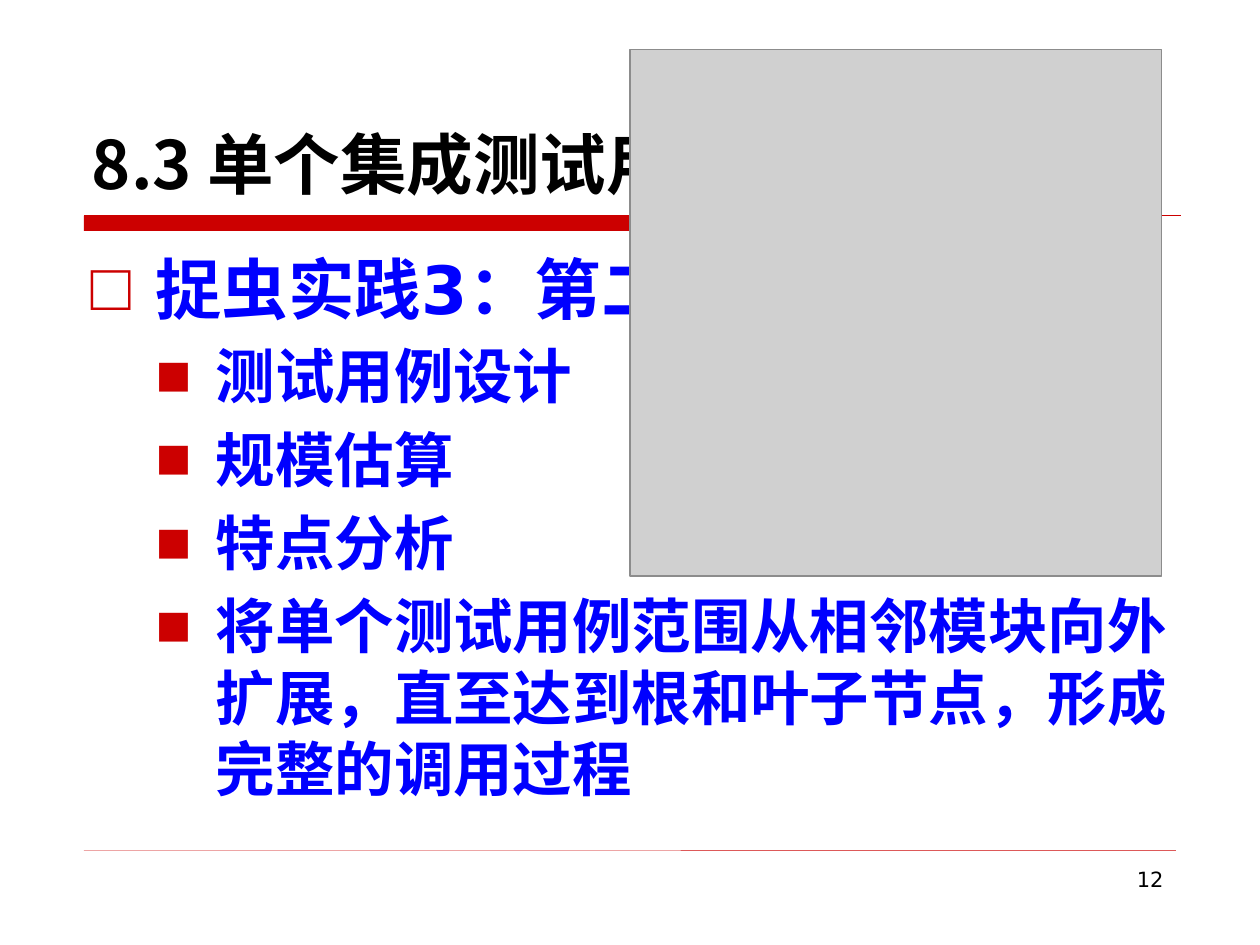
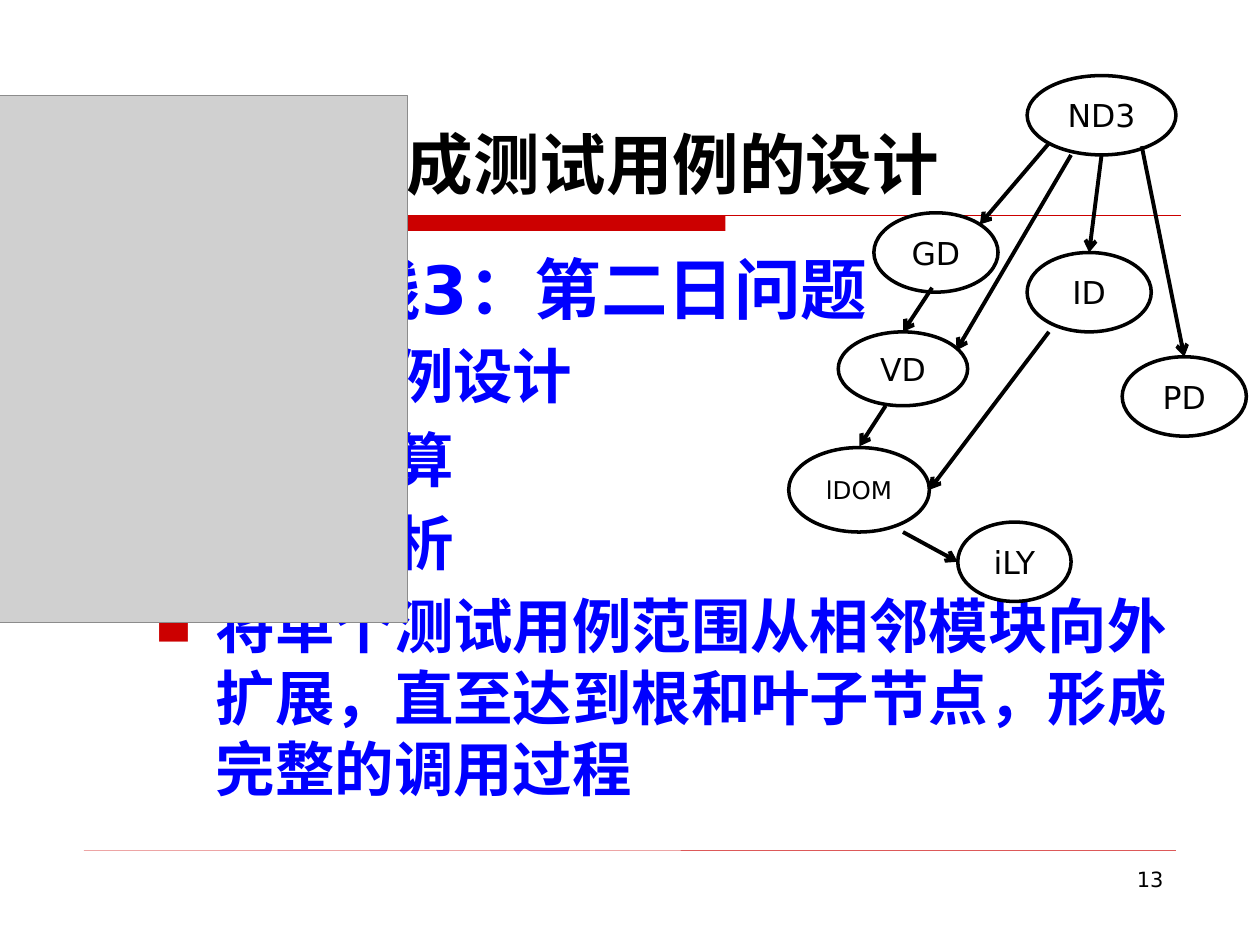
Before and after one commit to edu2act/course-foundation-software-tesing, a slide deck: slide 13 of PPT/第三部分 软件测试应用/8 集成测试.pptx (slide 12 before the commit). Drawn at 1260x945 pixels with LibreOffice and Linux fonts; fonts in the diff are those of the drawing; grey boxes stand for pictures; background and template pictures are left out. Boxes give left, top, right and bottom in pixels: in the first picture for what was removed or moved away, otherwise in the second. Text is boxed around its words. In the diff, an @@ line names an element or a change of style, - is before the commit and + after.

Commit message:
单元测试

```diff
--- a/PPT/第三部分 软件测试应用/8 集成测试.pptx
+++ b/PPT/第三部分 软件测试应用/8 集成测试.pptx
@@ ellipse added at (x1=1027, y1=76, x2=1176, y2=155), fill #FFFFFF, outline #000000 2 pt, 18 pt, text #000000 @@
+ND3
@@ picture resized from (x1=630, y1=49, x2=1162, y2=576) to (x1=0, y1=96, x2=408, y2=622) @@
@@ arrow added from (1050, 144) to (980, 224), #000000 2.25 pt @@
@@ arrow added from (1142, 146) to (1184, 357), #000000 2.25 pt @@
@@ arrow added from (1071, 155) to (956, 350), #000000 2.25 pt @@
@@ arrow added from (1101, 155) to (1089, 252), #000000 2.25 pt @@
@@ ellipse added at (x1=874, y1=213, x2=999, y2=292), fill #FFFFFF, outline #000000 2 pt, 18 pt, text #000000 @@
+GD
@@ ellipse added at (x1=1027, y1=252, x2=1152, y2=331), fill #FFFFFF, outline #000000 2 pt, 18 pt, text #000000 @@
+ID
@@ arrow added from (932, 287) to (903, 331), #000000 2.25 pt @@
@@ ellipse added at (x1=838, y1=331, x2=968, y2=406), fill #FFFFFF, outline #000000 2 pt, 18 pt, text #000000 @@
+VD
@@ arrow added from (1050, 331) to (930, 490), #000000 2.25 pt @@
@@ ellipse added at (x1=1123, y1=357, x2=1247, y2=436), fill #FFFFFF, outline #000000 2 pt, 18 pt, text #000000 @@
+PD
@@ arrow added from (886, 406) to (859, 446), #000000 2.25 pt @@
@@ ellipse added at (x1=789, y1=447, x2=930, y2=532), fill #FFFFFF, outline #000000 2 pt, 14 pt, text #000000 @@
+lDOM
@@ arrow added from (903, 532) to (958, 562), #000000 2.25 pt @@
@@ ellipse added at (x1=958, y1=522, x2=1071, y2=601), fill #FFFFFF, outline #000000 2 pt, 18 pt, text #000000 @@
+iLY
@@ page number at (x1=1137, y1=871, x2=1164, y2=888): text changed @@
-12
+13
```
Also in this commit, not shown: 4 other slides changed, 1 slide added, 1 other file.
